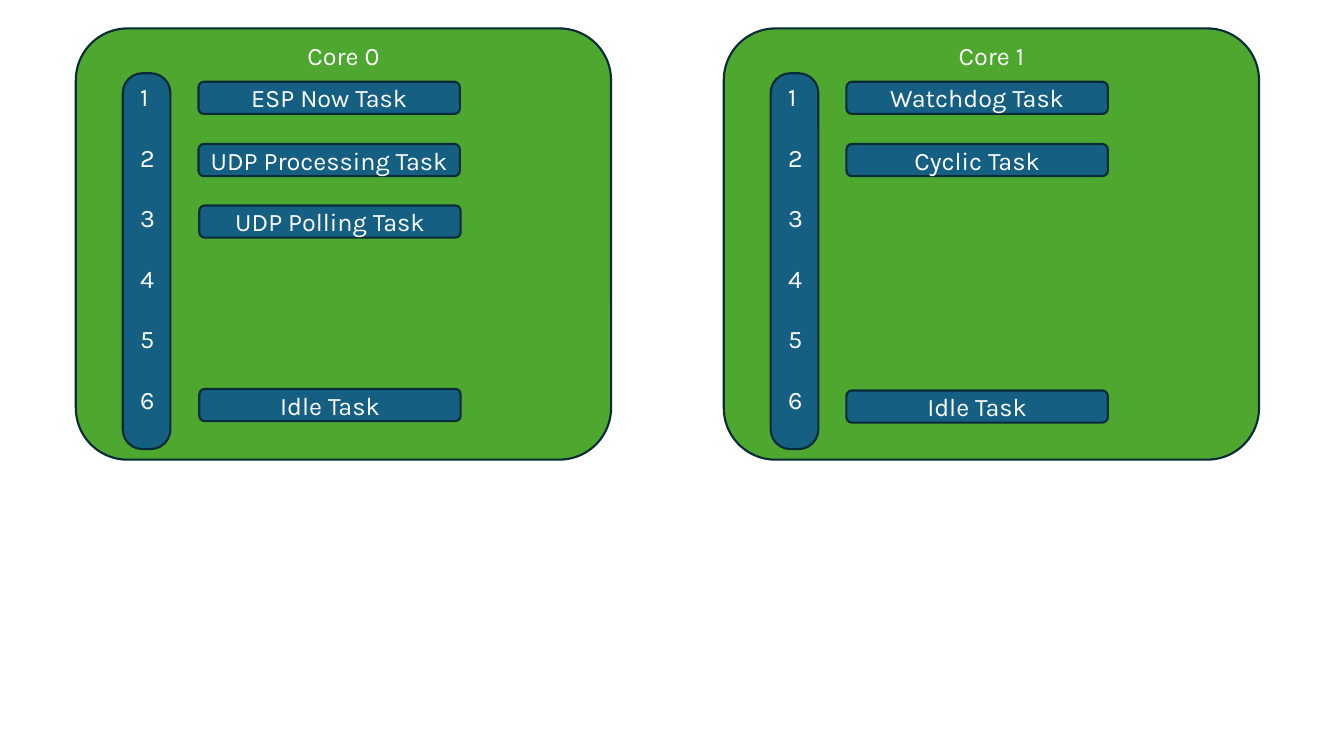
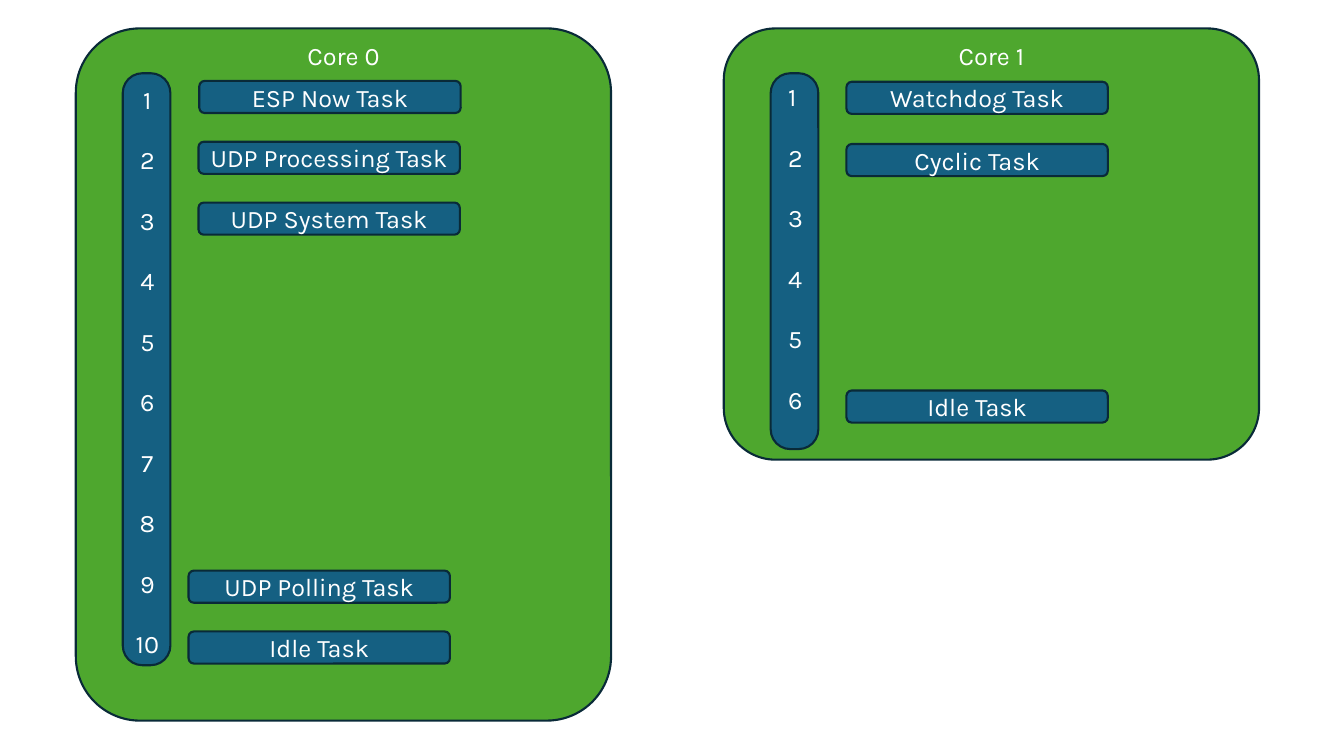
Before and after one commit to bsturdy/University-3rd-Year-Project, a slide deck: slide 3 of Documents/Diagram.pptx. Drawn at 1344x756 pixels with LibreOffice and Linux fonts; fonts in the diff are those of the drawing. Boxes give left, top, right and bottom in pixels: in the first picture for what was removed or moved away, otherwise in the second. Text is boxed around its words. In the diff, an @@ line names an element or a change of style, - is before the commit and + after.

```diff
--- a/Documents/Diagram.pptx
+++ b/Documents/Diagram.pptx
@@ rounded rectangle: place and size @@
-rounded rectangle at (76, 28, 611, 460)
+rounded rectangle at (76, 28, 611, 721)
@@ rounded rectangle: place and size @@
-rounded rectangle at (123, 74, 170, 450)
+rounded rectangle at (123, 74, 170, 665)
@@ text at (140, 93, 155, 412): alignment left to centre @@
@@ rounded rectangle added at (199, 203, 460, 235), fill #156082, outline #092A39 1.5 pt, 18 pt, text #FFFFFF @@
+UDP System Task
@@ text at (136, 456, 159, 654): paragraphs added @@
+7
+8
+9
+10
@@ rounded rectangle "UDP Polling Task": place and size @@
-rounded rectangle "UDP Polling Task" at (200, 206, 461, 238)
+rounded rectangle "UDP Polling Task" at (189, 571, 450, 603)
@@ rounded rectangle "Idle Task": place and size @@
-rounded rectangle "Idle Task" at (200, 389, 461, 421)
+rounded rectangle "Idle Task" at (189, 631, 450, 663)
```
Also in this commit, not shown: 4 other files.
